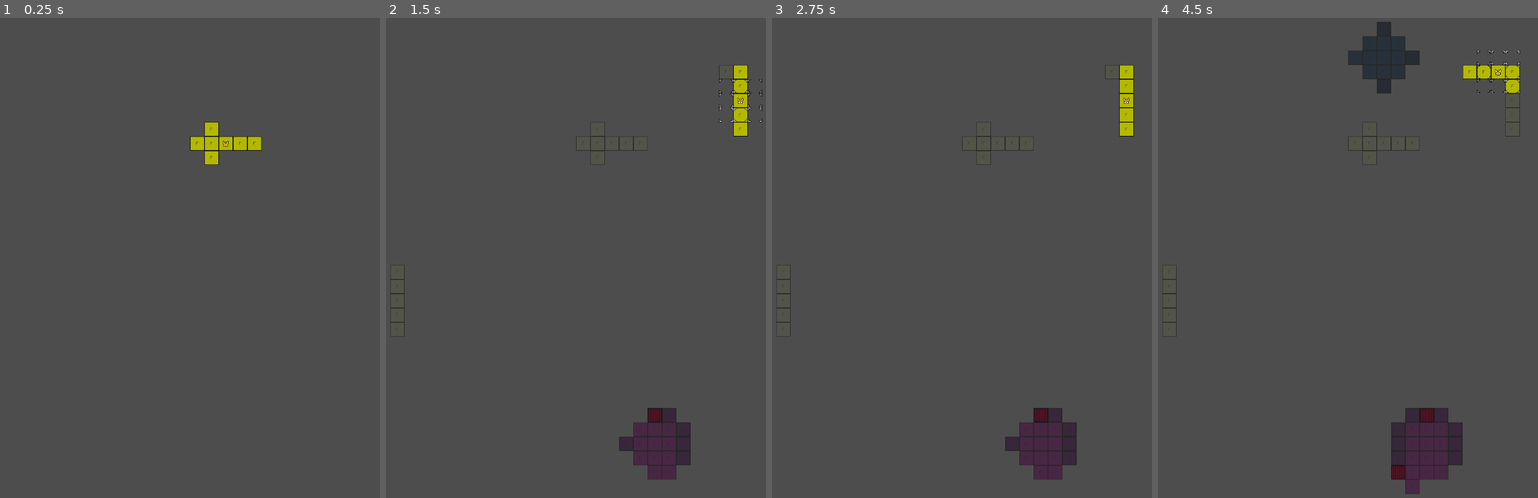
Above: before the commit, frames 1-4 (left to right).
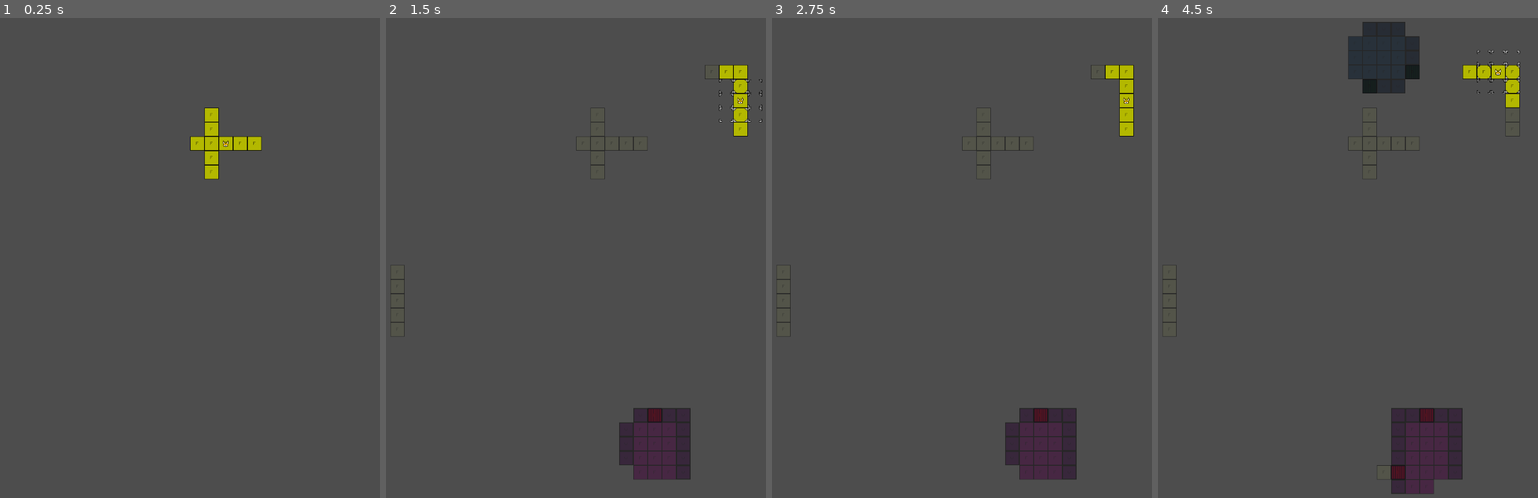
Above: after the commit, the same moments.

Repository: alanb33/GodotDungeonGame
Game: Godot game, scene res://Scenes/GameScene.tscn
The game is run twice, just before and just after one commit, with the same random seed, the same clock (stepped at 60 frames per second) and the same inputs.
Inputs:
- Up to frame 1 (0.25 s): no input
- Up to frame 2 (1.5 s): tap Enter (ui_accept) at 0.5, 0.77, 1.25 s; hold Right (ui_right) 0.53-1.28 s; hold C (action_close) 0.53-1.28 s; hold Down (ui_down) from 1.28 s (still down); tap O (action_open) at 1.35 s
- Up to frame 3 (2.75 s): tap Enter (ui_accept) at 1.52, 2 s; release Down (ui_down) at 2.03 s; hold Right (ui_right) from 2.03 s (still down); hold C (action_close) from 2.03 s (still down)
- Up to frame 4 (4.5 s): tap Enter (ui_accept) at 2.75, 3.02, 3.5, 3.77, 4.25 s; release Right (ui_right) at 2.78 s; release C (action_close) at 2.78 s; hold Up (ui_up) 2.78-3.53 s; tap O (action_open) at 2.85, 4.35 s; hold C (action_close) 3.53-4.28 s; hold Left (ui_left) from 3.53 s (still down)

The runs differ from the first frame. In frame 1, 0.2% of the frame differs, in the area x 53-58%, y 18-34%; in frame 2, 0.8%; in frame 3, 0.8%; in frame 4, 1.6%, in the area x 50-96%, y 0-100%.

Commit message:
Vision prototype version 2 (buggy)

Diff:
--- a/Scenes/Entity.gd
+++ b/Scenes/Entity.gd
@@ -17,12 +17,12 @@
 var _player_action_controller: PlayerActionController = null
 
 # Sight components
-var _sight_circle: SightCircle = null
+var _sight_caster: SightCaster = null
 
 var movement_locked := false
 
 func update_vision():
-	_sight_circle.update_visible_tiles()
+	_sight_caster.update_visible_tiles()
 
 func _connect_components():
 	for component in _components.get_children():
@@ -35,8 +35,8 @@
 		if component is PlayerActionController:
 			_player_action_controller = component
 			_player_action_controller.action_request.connect(_on_action_request)
-		if component is SightCircle:
-			_sight_circle = component
+		if component is SightCaster:
+			_sight_caster = component
 
 func _on_action_request(action: ActionTypes.Action):
 	if player_controlled:
--- a/Scenes/Player.tscn
+++ b/Scenes/Player.tscn
@@ -1,13 +1,10 @@
-[gd_scene load_steps=7 format=3 uid="uid://bcbshndx3utrx"]
+[gd_scene load_steps=6 format=3 uid="uid://bcbshndx3utrx"]
 
 [ext_resource type="Script" path="res://Scenes/Entity.gd" id="1_3l5so"]
 [ext_resource type="PackedScene" uid="uid://luktwnn1ah82" path="res://Sprites/fox_sprite_2d.tscn" id="2_5t86x"]
 [ext_resource type="PackedScene" uid="uid://dvnawyef432l7" path="res://Components/PlayerMovementController.tscn" id="3_ry8x2"]
 [ext_resource type="PackedScene" uid="uid://d3yhepl5udj3m" path="res://Components/PlayerActionController.tscn" id="4_sq4k8"]
-[ext_resource type="Script" path="res://Scenes/SightCircle.gd" id="5_e7q7x"]
-
-[sub_resource type="CircleShape2D" id="CircleShape2D_1a3rj"]
-radius = 16.0
+[ext_resource type="Script" path="res://Scenes/SightCaster.gd" id="5_yu78b"]
 
 [node name="Player" type="Node2D"]
 script = ExtResource("1_3l5so")
@@ -23,10 +20,10 @@
 
 [node name="PlayerActionController" parent="Components" instance=ExtResource("4_sq4k8")]
 
-[node name="SightCircle" type="Area2D" parent="Components"]
+[node name="SightCaster" type="Node2D" parent="Components"]
 position = Vector2(16, 16)
-script = ExtResource("5_e7q7x")
+script = ExtResource("5_yu78b")
 
-[node name="CollisionShape2D" type="CollisionShape2D" parent="Components/SightCircle"]
-scale = Vector2(3, 3)
-shape = SubResource("CircleShape2D_1a3rj")
+[node name="RayCast2D" type="RayCast2D" parent="Components/SightCaster"]
+target_position = Vector2(0, 32)
+hit_from_inside = true
--- /dev/null
+++ b/Scenes/SightCaster.gd
@@ -0,0 +1,86 @@
+class_name SightCaster
+extends Node2D
+
+@export var degrees_per_raycast := 15
+
+var _tiles_in_sight = []
+var tiles_in_sight: int:
+	get:
+		return len(_tiles_in_sight)
+
+var tiles_illuminated := false
+
+const highlight_color := Color.YELLOW
+
+func _clear_existing_tiles():
+	for tile in _tiles_in_sight:
+		tile.color = tile.base_color * 0.5
+
+	_tiles_in_sight.clear()
+
+func _highlight_tiles_in_range():
+	for tile in _tiles_in_sight:
+		tile.color = highlight_color
+		tile.visible = true
+
+func _wait_for_physics_update():
+	# Why does this need to be done? Because Godot is goofy about its physics frames...
+	# This is a workaround to prevent constant updating of vision as the alternative.
+	# The visual update frame seems to be two frames behind, thus the magic number.
+
+	var wait_counter = 0
+	while wait_counter < 2:
+		await get_tree().physics_frame
+		wait_counter += 1
+
+func update_visible_tiles():
+	await _wait_for_physics_update()
+	_clear_existing_tiles()
+	_add_tiles_in_range()
+	_highlight_tiles_in_range()
+
+func _add_tiles_in_range():
+	var active_ray_dict = {}
+	var ray_length = TileInfo.CURRENT_DIMENSIONS.x
+	var ray: RayCast2D = $RayCast2D
+
+	var cycles := 2
+
+	var spotted_tiles = {}
+
+	for i in range(0, 360, degrees_per_raycast):
+		active_ray_dict[i] = true
+
+	print(str(active_ray_dict.keys()))
+
+	for i in range(1, cycles + 1):
+		ray.target_position.y = ray_length * i
+		for ray_degree in active_ray_dict:
+			ray.rotation = deg_to_rad(ray_degree)
+			ray.force_raycast_update()
+			var collision = ray.get_collider()
+			if collision is DetectionSquare:
+				var tile: Tile = collision.tile
+				print("Ray collision with " + tile.tile_name)
+				if active_ray_dict[ray_degree] == true:
+					spotted_tiles[tile] = true
+				ray.add_exception(collision)
+				if not tile.transparent:
+					print(tile.tile_name + " is not transparent")
+					active_ray_dict[ray_degree] = false
+
+				print("Scan of " + str(ray_degree) + " completed")
+
+	for tile in spotted_tiles:
+		assert(tile is Tile, "tile is not Tile but " + str(type_string(typeof(tile))))
+		_tiles_in_sight.append(tile)
+
+	ray.clear_exceptions()
+
+""" Below code only functional with old base type of Area2D
+func _add_tiles_in_range_OLD():
+	for object in get_overlapping_bodies():
+		if object is DetectionSquare:
+			var parent_tile = object.tile
+			_tiles_in_sight.append(parent_tile)
+"""
--- a/Scenes/SightCircle.gd
+++ /dev/null
@@ -1,44 +0,0 @@
-class_name SightCircle
-extends Area2D
-
-var _tiles_in_sight = []
-var tiles_in_sight: int:
-	get:
-		return len(_tiles_in_sight)
-
-var tiles_illuminated := false
-
-const highlight_color := Color.YELLOW
-
-func _clear_existing_tiles():
-	for tile in _tiles_in_sight:
-		tile.color = tile.base_color * 0.5
-
-	_tiles_in_sight.clear()
-
-func _highlight_tiles_in_range():
-	for tile in _tiles_in_sight:
-		tile.color = highlight_color
-		tile.visible = true
-
-func _wait_for_physics_update():
-	# Why does this need to be done? Because Godot is goofy about its physics frames...
-	# This is a workaround to prevent constant updating of vision as the alternative.
-	# The visual update frame seems to be two frames behind, thus the magic number.
-
-	var wait_counter = 0
-	while wait_counter < 2:
-		await get_tree().physics_frame
-		wait_counter += 1
-
-func update_visible_tiles():
-	await _wait_for_physics_update()
-	_clear_existing_tiles()
-	_add_tiles_in_range()
-	_highlight_tiles_in_range()
-
-func _add_tiles_in_range():
-	for object in get_overlapping_bodies():
-		if object is DetectionSquare:
-			var parent_tile = object.tile
-			_tiles_in_sight.append(parent_tile)
--- a/Scenes/Terrain/TileFloor.tscn
+++ b/Scenes/Terrain/TileFloor.tscn
@@ -11,10 +11,12 @@
 [node name="TileFloor" type="Node2D" node_paths=PackedStringArray("detection_square", "terrain")]
 script = ExtResource("1_orf53")
 detection_square = NodePath("DetectionSquare")
+tile_name = "Floor"
 terrain = NodePath("Terrain")
 
 [node name="Terrain" type="Node2D" parent="." node_paths=PackedStringArray("_sprite")]
 script = ExtResource("2_2vxua")
+transparent = true
 _sprite = NodePath("Sprite")
 
 [node name="Sprite" type="Sprite2D" parent="Terrain"]
--- a/Scenes/Terrain/TileWall.tscn
+++ b/Scenes/Terrain/TileWall.tscn
@@ -11,6 +11,7 @@
 [node name="TileWall" type="Node2D" node_paths=PackedStringArray("detection_square", "terrain")]
 script = ExtResource("1_6wycw")
 detection_square = NodePath("DetectionSquare")
+tile_name = "Wall"
 terrain = NodePath("Terrain")
 
 [node name="Terrain" type="Node2D" parent="." node_paths=PackedStringArray("_sprite")]
--- a/Scripts/Tile/Tile.gd
+++ b/Scripts/Tile/Tile.gd
@@ -5,9 +5,18 @@
 ### A Tile has its grid coordinates and its graphic known to it. Its Terrain
 ### determines its passability, transparency, and sprite.
 
+var transparent: bool:
+	get:
+		if feature != null:
+			print("Feature of type " + type_string(typeof(feature)) + " transparent? " + str(feature.transparent))
+			return feature.transparent
+		else:
+			return terrain.transparent
+
 var coordinate: Coordinate = Coordinate.new()
 
 @export var detection_square: DetectionSquare
+@export var tile_name: String
 
 @export var terrain: Terrain
 var _feature: Feature = null
